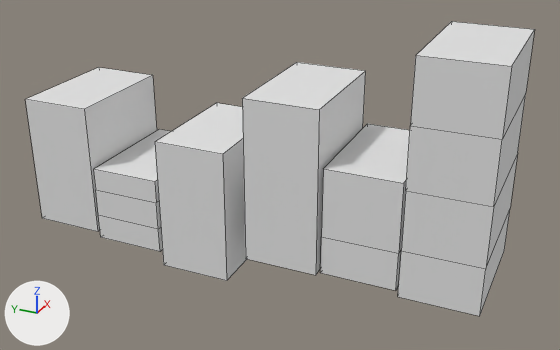
Renders of the FBX model Buildings/Buildings2.fbx from each side of a commit.
Before and after are seen from a camera (50 mm lens) standing at (-38.7, -46.3, 36.9) and looking at (24.1, -18.1, 5.5). Every picture has the same lights, and +X, +Y and +Z are marked at lower left. Mesh edges are drawn as thin lines. Where no turn or scale is listed for an object, it has been applied to the vertices. Vertices at the same position are counted once.

Script lines for the objects in view, before the commit:
```python
ob_buildings3 = bpy.data.objects.new('Buildings3', me_mesh_0_009)
ob_buildings3.location = (0.0, 0.0, 0.0)
ob_buildings3_001 = bpy.data.objects.new('Buildings3.001', me_mesh_0_012)
ob_buildings3_001.location = (0.0, 0.0, 0.0)
ob_buildings3_002 = bpy.data.objects.new('Buildings3.002', me_mesh_0_013)
ob_buildings3_002.location = (0.0, 0.0, 0.0)
ob_buildings3_003 = bpy.data.objects.new('Buildings3.003', me_mesh_0_014)
ob_buildings3_003.location = (0.0, 0.0, 0.0)
ob_buildings3_004 = bpy.data.objects.new('Buildings3.004', me_mesh_0_015)
ob_buildings3_004.location = (0.0, 0.0, 0.0)
ob_buildings3_005 = bpy.data.objects.new('Buildings3.005', me_mesh_0_016)
ob_buildings3_005.location = (0.0, 0.0, 0.0)
# me_mesh_0_016
# before: 0 (18.4, -32.0, 20.5) at pixel (415, 55), 1 (18.4, -39.2, 20.5) at pixel (511, 66), 2 (30.6, -32.0, 20.5) at pixel (451, 21), 7 (30.6, -39.2, 20.5) at pixel (534, 29)
# before: 3 (18.4, -32.0, -1.4) at pixel (397, 296), 4 (18.4, -39.2, -1.4) at pixel (479, 316), 5 (30.6, -32.0, -1.4), 6 (30.6, -39.2, -1.4) at pixel (504, 250)
```
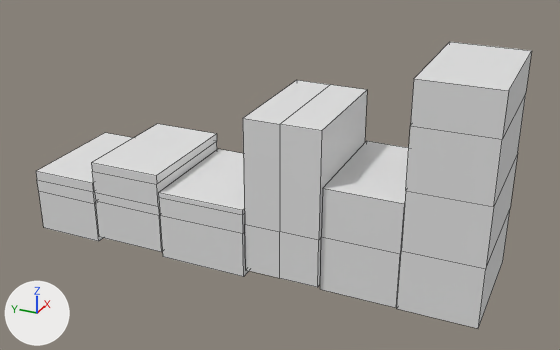
Edits to the bpy script that builds the scene:
```text
Change me_mesh_0_012:
    remove me_mesh_0_012.from_pydata(...)  # 16 vertices, 14 faces; spans x 18.19..30.32, y -7.51..-0.32, z -2.48..5.27
    remove me_mesh_0_012.materials.append(mat_body_001)  # white #e7e7e7
    add me_mesh_0_012.from_pydata(...)  # 20 vertices, 18 faces; spans x 18.19..30.32, y -7.71..-0.14, z -2.48..5.91
    me_mesh_0_012 part 4: the whole mesh is rebuilt
    add me_mesh_0_012.materials.append(mat_building_b)  # white #e7e7e7
Change me_mesh_0_014:
    remove me_mesh_0_014.from_pydata(...)  # 8 vertices, 6 faces; spans x 18.4..30.6, y -24.2..-17.0, z -1.1..15.0
    remove me_mesh_0_014.materials.append(mat_body_001)  # white #e7e7e7
    add me_mesh_0_014.from_pydata(...)  # 18 vertices, 16 faces; spans x 18.4..30.6, y -24.4..-17.0, z -2.4..13.1
    me_mesh_0_014 part 2: the whole mesh is rebuilt
    add me_mesh_0_014.materials.append(mat_building_a)  # white #e7e7e7
Change me_mesh_0_016:
    where me_mesh_0_016.from_pydata(...)  # 20 vertices, 18 faces; spans x 18.4..30.6, y -39.2..-32.0, z -1.4..20.5
    me_mesh_0_016 part 5
    add for i in [0, 1, 2, 7]: me_mesh_0_016.vertices[i].co += Vector((0.0, 0.0, -1.9))
    me_mesh_0_016 part 6
    add for i in [*range(3, 7)]: me_mesh_0_016.vertices[i].co += Vector((0.0, 0.0, -1.3))
Change me_mesh_0_009:
    remove me_mesh_0_009.from_pydata(...)  # 8 vertices, 6 faces; spans x 18.19..30.32, y -15.02..-7.82, z -3.96..9.46
    remove me_mesh_0_009.materials.append(mat_body_008)  # white #e7e7e7
    add me_mesh_0_009.from_pydata(...)  # 16 vertices, 14 faces; spans x 18.19..30.32, y -16.89..-7.82, z -3.01..4.13
    me_mesh_0_009 part 3: the whole mesh is rebuilt
    add me_mesh_0_009.materials.append(mat_building_c)  # white #e7e7e7
Change me_mesh_0_013:
    remove me_mesh_0_013.from_pydata(...)  # 8 vertices, 6 faces; spans x 18.19..30.32, y 0.0..7.19, z -1.87..11.55
    remove me_mesh_0_013.materials.append(mat_body_003)  # white #e7e7e7
    add me_mesh_0_013.from_pydata(...)  # 16 vertices, 14 faces; spans x 18.19..30.32, y 0.0..7.19, z -3.04..3.65
    me_mesh_0_013 part 7: the whole mesh is rebuilt
    add me_mesh_0_013.materials.append(mat_building_a)  # white #e7e7e7
Change me_mesh_0_015:
    remove me_mesh_0_015.from_pydata(...)  # 14 vertices, 10 faces; spans x 18.87..31.0, y -31.7..-24.5, z -3.96..9.46
    remove me_mesh_0_015.materials.append(mat_body_001)  # white #e7e7e7
    add me_mesh_0_015.from_pydata(...)  # 13 vertices, 10 faces; spans x 18.87..31.0, y -31.84..-24.5, z -2.85..7.6
    me_mesh_0_015 part 1
    11 vertices are removed from x 18.87..31.0, y -31.7..-24.5, z -3.96..9.46
    10 faces are deleted
    5 vertices are added at (18.87, -24.5, 7.6), (18.87, -31.84, 7.6), (18.87, -24.5, -2.85), (18.87, -31.84, -2.85), (18.87, -31.84, 2.75)
    5 new vertices lie (12.13, 0.0, 0.0) away from vertices in x 18.87, y -31.84..-24.5, z -2.85..7.6
    10 new faces join them
    add me_mesh_0_015.materials.append(mat_building_b)  # white #e7e7e7
```

Where the change shows, as pixel boxes (x1, y1, x2, y2) in the pictures (560 x 350 px; the box of a moved part takes in the faces that stretch with it):
'Buildings3.005', reshaped
    before: (398, 21, 535, 316)
    after: (397, 42, 532, 328)
'Buildings3.003', reshaped
    before: (242, 62, 366, 275)
    after: (243, 80, 367, 287)
'Buildings3.002', reshaped
    before: (25, 67, 157, 231)
    after: (36, 133, 132, 241)
'Buildings3', reshaped
    before: (155, 103, 247, 281)
    after: (158, 149, 248, 277)
'Buildings3.004', reshaped
    before: (320, 124, 410, 290)
    after: (320, 141, 409, 308)
'Buildings3.001', reshaped
    before: (93, 129, 171, 252)
    after: (91, 124, 217, 252)
part 5 of me_mesh_0_016, moved or reshaped
    before: (411, 21, 535, 139)
    after: (411, 42, 532, 139)
part 6 of me_mesh_0_016, moved or reshaped
    before: (398, 210, 510, 316)
    after: (397, 210, 510, 328)
